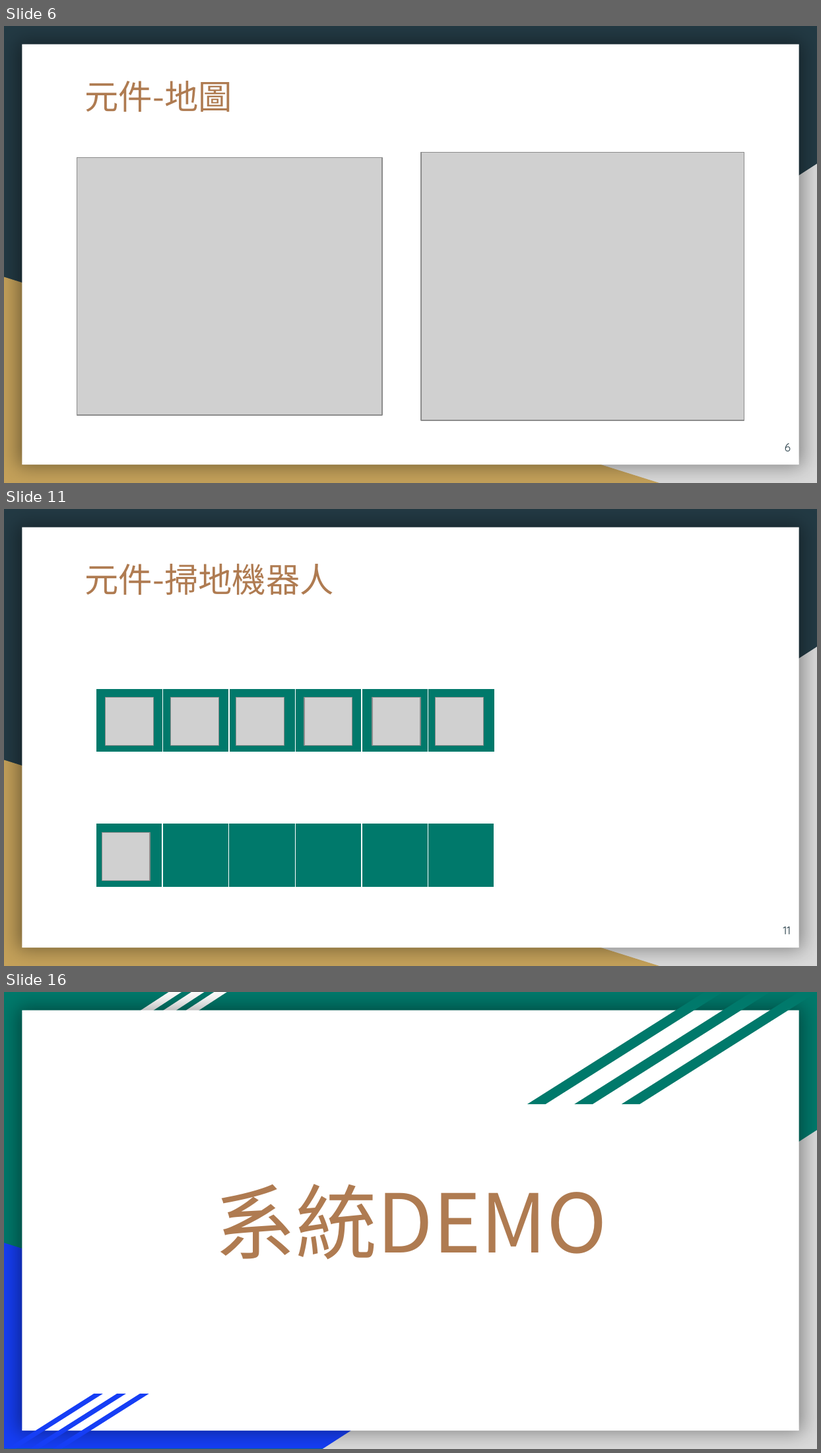
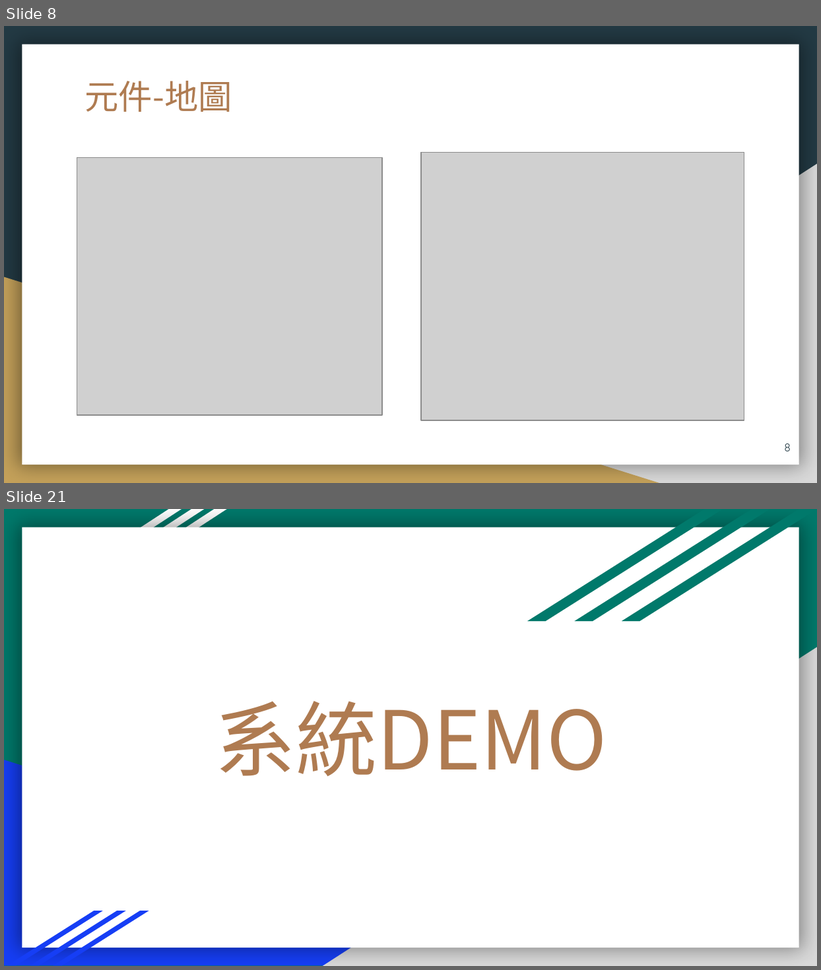
Before and after one commit to 106971001/AI, a slide deck: AI_Filnal_ppt.pptx. Shown one above the other, each under a label of ours: slides 6, 11 and 16 before the commit, slides 8 and 21 after it; the slides between them are not shown. The pictures are 821x1453 and 821x970 pixels, drawn with LibreOffice and Linux fonts; fonts in the diff are those of the drawing; grey boxes stand for pictures. Boxes give left, top, right and bottom in pixels: in the first picture for what was removed or moved away, otherwise in the second. Text is boxed around its words. In the diff, an @@ line names an element or a change of style, - is before the commit and + after.

```diff
--- a/AI_Filnal_ppt.pptx
+++ b/AI_Filnal_ppt.pptx
@@ slide 11 removed at [4, 509, 817, 966], background #233A44; not listed: 3 template elements that a slide beside it also shows @@
@@ title removed at [85, 564, 334, 595] @@
-元件-掃地機器人
@@ table removed at [96, 689, 496, 753], 1 rows, 6 columns @@
- |  |  |  |  | 
@@ picture removed at [106, 698, 154, 746] @@
@@ picture removed at [171, 698, 218, 746] @@
@@ picture removed at [236, 698, 284, 746] @@
@@ picture removed at [304, 698, 352, 746] @@
@@ picture removed at [372, 698, 420, 746] @@
@@ picture removed at [436, 698, 484, 746] @@
@@ table removed at [96, 824, 496, 888], 1 rows, 6 columns @@
- |  |  |  |  | 
@@ picture removed at [102, 832, 150, 881] @@
@@ page number removed at [783, 927, 791, 935] @@
-11
@@ what was slide 6 is now slide 8 @@
@@ page number at [784, 444, 791, 452]: text changed @@
-6
+8
@@ what was slide 16 is now slide 21 @@
```
Also in this commit, not shown: 11 slides changed, 10 slides added, 2 other slides removed, 9 other files.
